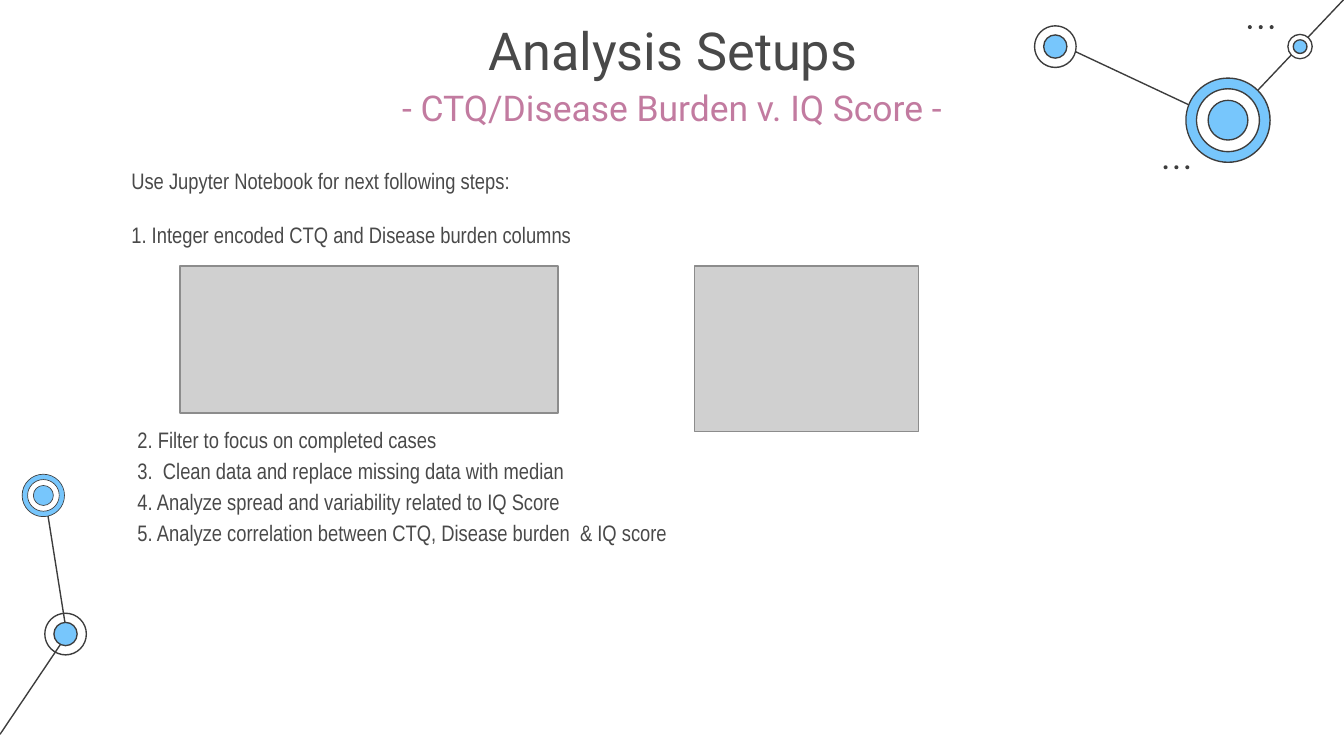
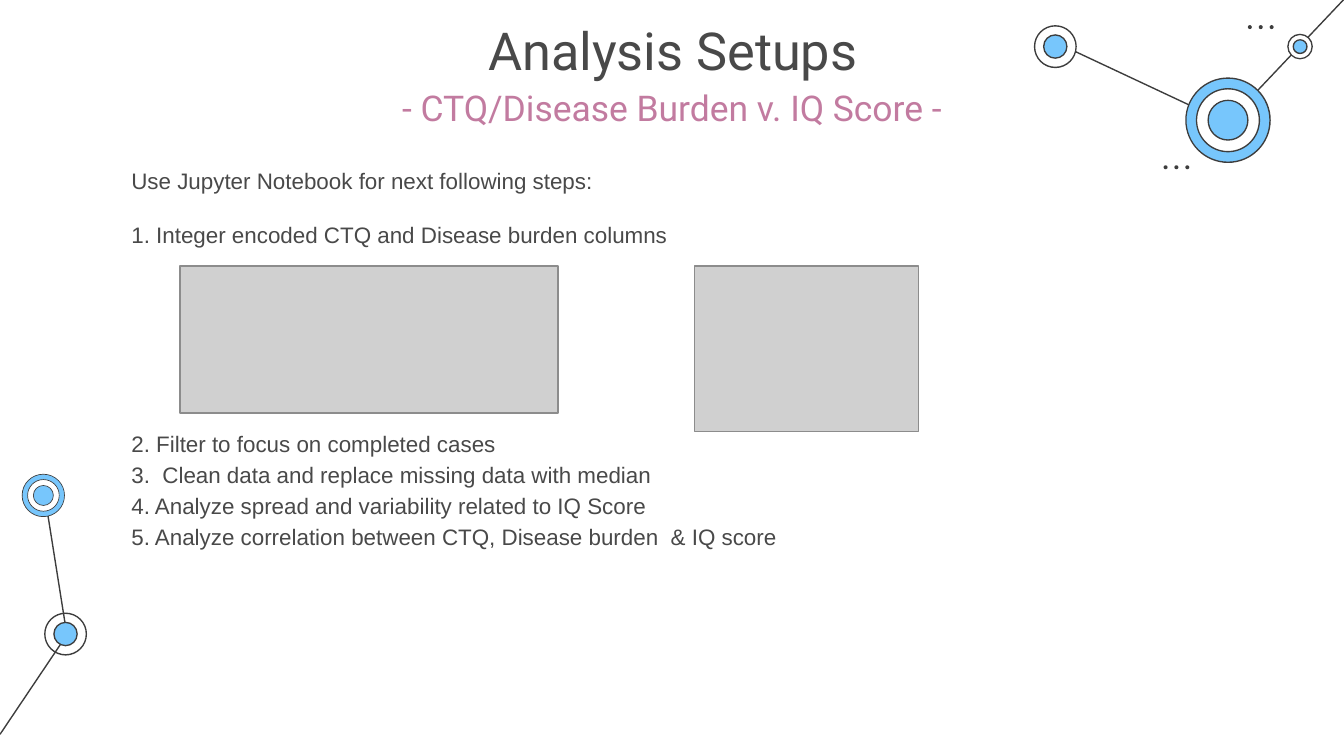
Before and after one commit to jennifernghi/HF---take-home-excercise, a slide deck: slide 8 of Jennifer's presentation.pptx. Drawn at 1344x756 pixels with LibreOffice and Linux fonts; fonts in the diff are those of the drawing; grey boxes stand for pictures. Boxes give left, top, right and bottom in pixels: in the first picture for what was removed or moved away, otherwise in the second. Text is boxed around its words. In the diff, an @@ line names an element or a change of style, - is before the commit and + after.

```diff
--- a/Jennifer's presentation.pptx
+++ b/Jennifer's presentation.pptx
@@ text "Use Jupyter Notebook for next ..." at [131, 173, 667, 248]: font Arial Narrow to Arial @@
@@ text "2. Filter to focus on ..." at [131, 436, 777, 550]: font Arial Narrow to Arial @@
```
Also in this commit, not shown: 1 other slide changed, 1 other file.
